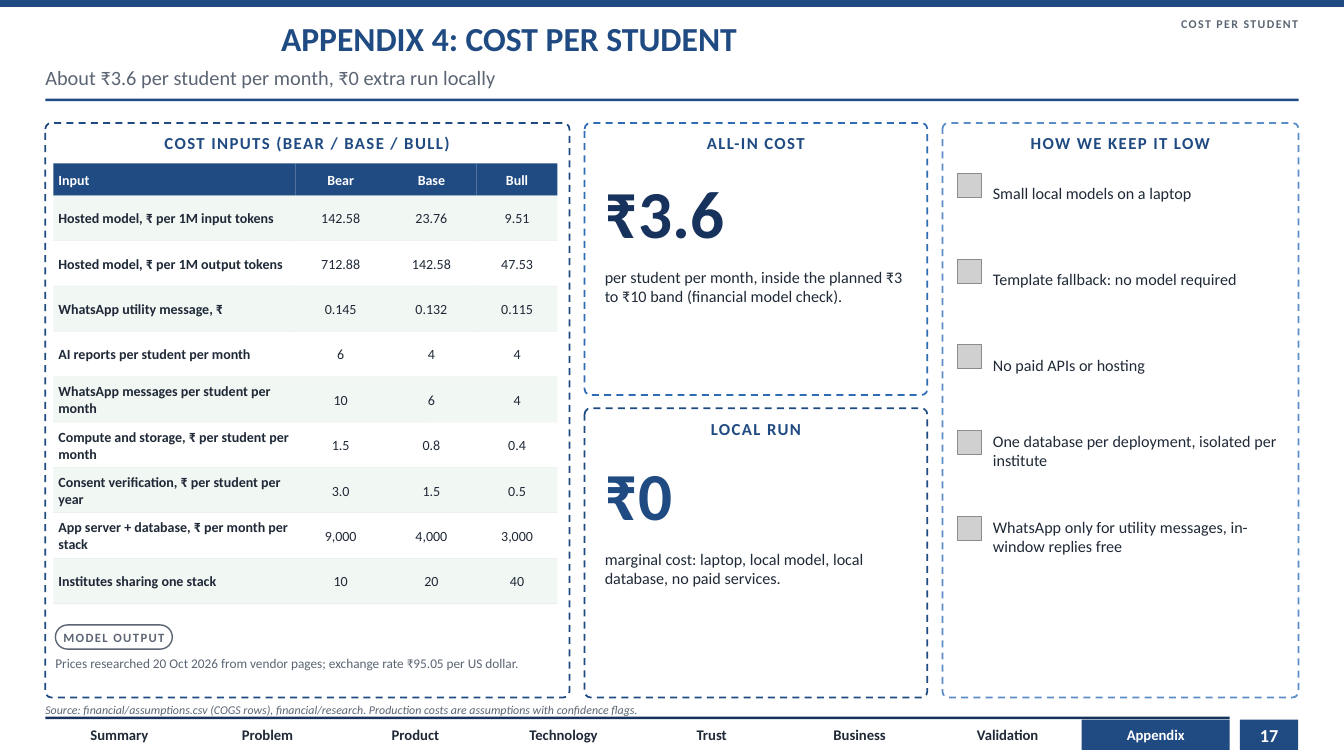
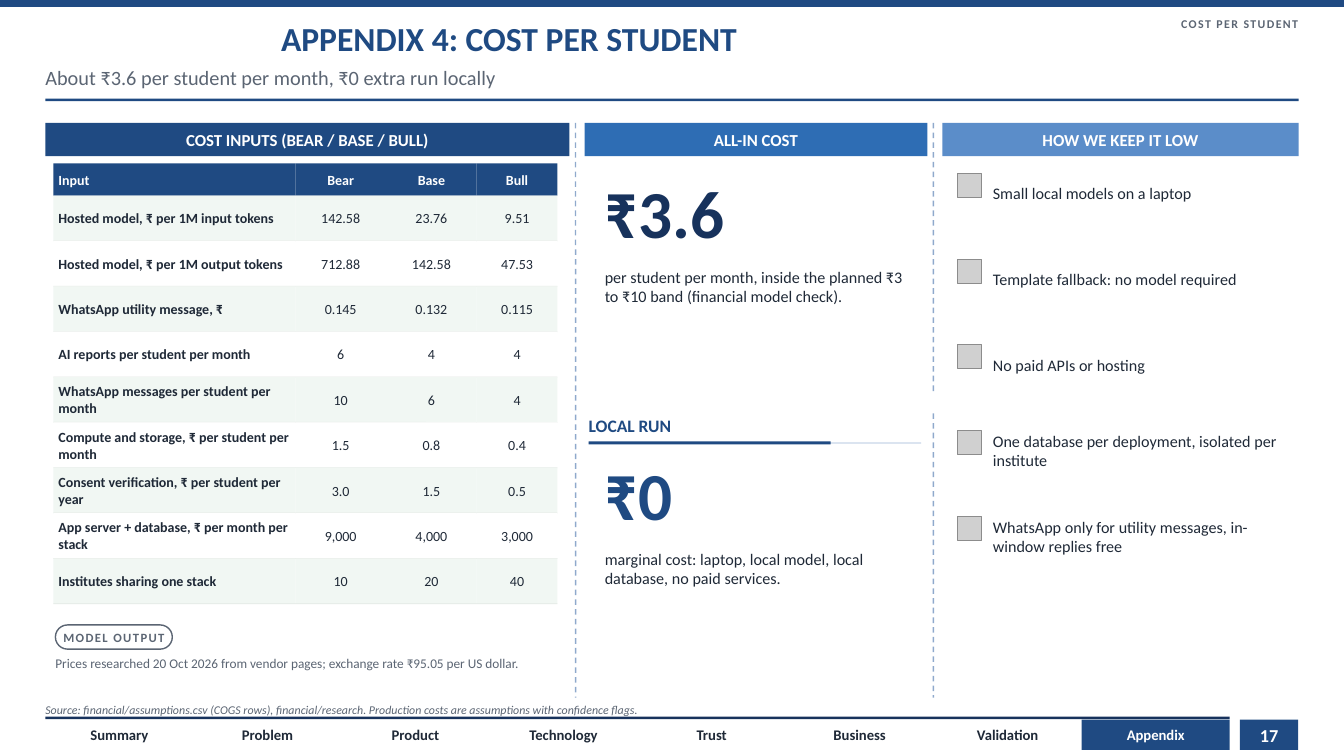
Before and after one commit to AdityaKuranjekar/institute-intelligence-platform, a slide deck: slide 17 of slides/AlphaQ_CaseB_Round1.pptx. Drawn at 1344x756 pixels with LibreOffice and Linux fonts; fonts in the diff are those of the drawing; grey boxes stand for pictures. Boxes give left, top, right and bottom in pixels: in the first picture for what was removed or moved away, otherwise in the second. Text is boxed around its words. In the diff, an @@ line names an element or a change of style, - is before the commit and + after.

```diff
--- a/slides/AlphaQ_CaseB_Round1.pptx
+++ b/slides/AlphaQ_CaseB_Round1.pptx
@@ rounded rectangle removed at box(45, 123, 570, 698) @@
@@ rectangle added at box(45, 123, 570, 156), fill #1F4A82 @@
@@ line added from (576, 123) to (576, 698), #8FA9CC 1 pt dashed @@
@@ rounded rectangle removed at box(585, 123, 928, 395) @@
@@ rectangle added at box(585, 123, 928, 156), fill #2E6DB4 @@
@@ text colour #1F4A82 to #FFFFFF, letter spacing 1 to 0 pt in 3 elements at box(186, 133, 429, 149), box(1042, 135, 1198, 146), box(714, 135, 798, 146) @@
@@ line added from (934, 123) to (934, 395), #8FA9CC 1 pt dashed @@
@@ rounded rectangle removed at box(943, 123, 1299, 698) @@
@@ rectangle added at box(943, 123, 1299, 156), fill #5B8DC9 @@
@@ rounded rectangle removed at box(585, 408, 928, 698) @@
@@ text "LOCAL RUN" at box(589, 420, 671, 432): size 12 to 12.5 pt, letter spacing 1 to 0 pt; alignment centre to left @@
@@ line added from (934, 413) to (934, 698), #8FA9CC 1 pt dashed @@
@@ rectangle added at box(589, 443, 922, 444), fill #C9D6E8 @@
@@ rectangle added at box(589, 442, 831, 445), fill #1F4A82 @@
```
Also in this commit, not shown: 15 other slides changed, 1 slide added, 26 other files.
